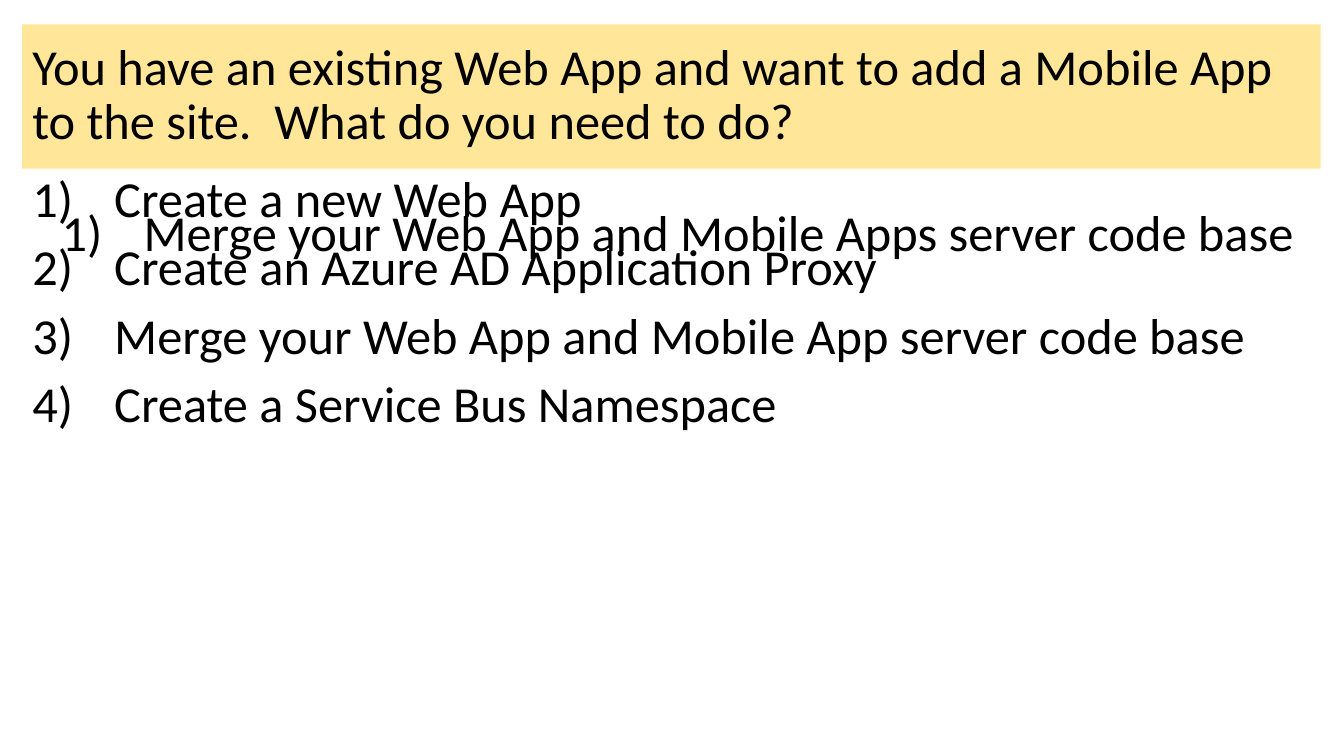
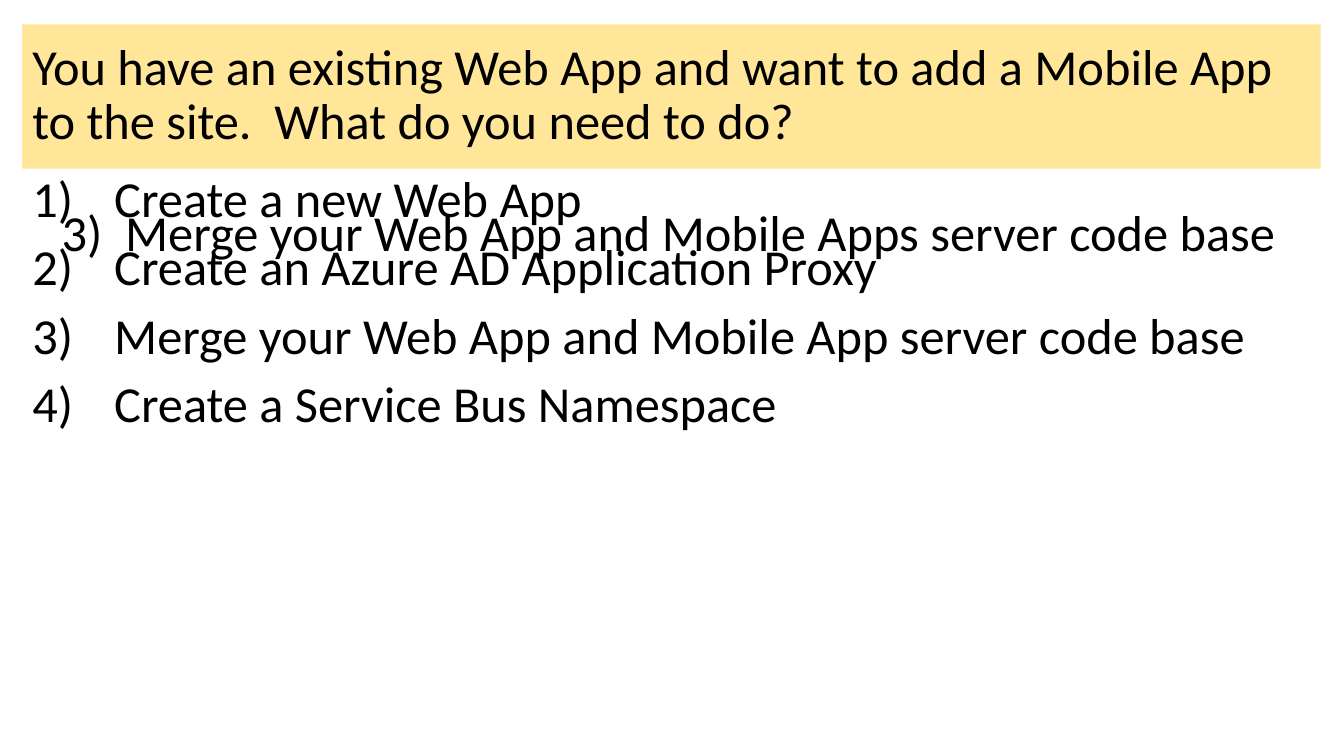
Before and after one commit to dstolts/70-534, a slide deck: slide 56 of Presentations/70-534-WebAndMobile.pptx. Drawn at 1344x756 pixels with LibreOffice and Linux fonts; fonts in the diff are those of the drawing. Boxes give left, top, right and bottom in pixels: in the first picture for what was removed or moved away, otherwise in the second. Text is boxed around its words. In the diff, an @@ line names an element or a change of style, - is before the commit and + after.

```diff
--- a/Presentations/70-534-WebAndMobile.pptx
+++ b/Presentations/70-534-WebAndMobile.pptx
@@ text at <box>62,210,1275,263</box>: text changed @@
-1) Merge your Web App and Mobile Apps server code base
+3) Merge your Web App and Mobile Apps server code base
```
Also in this commit, not shown: 6 other slides changed.
